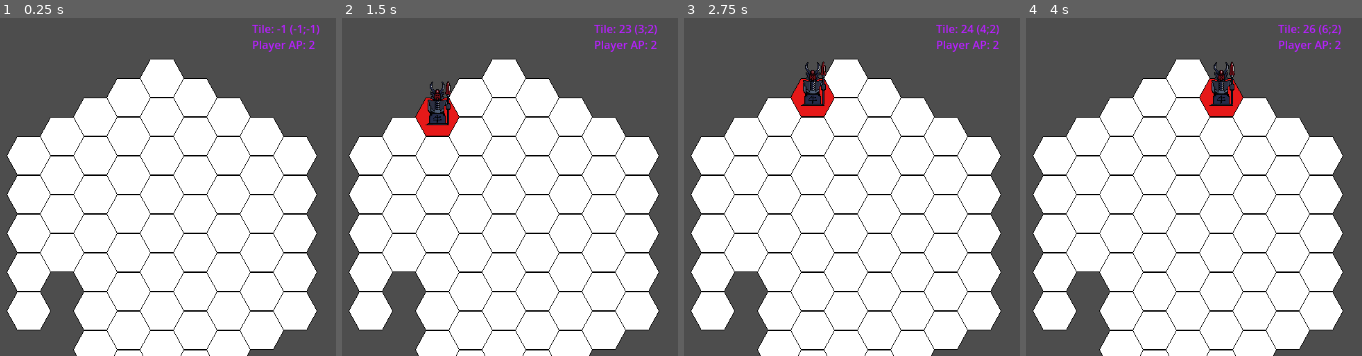
Above: before the commit, frames 1-4 (left to right).
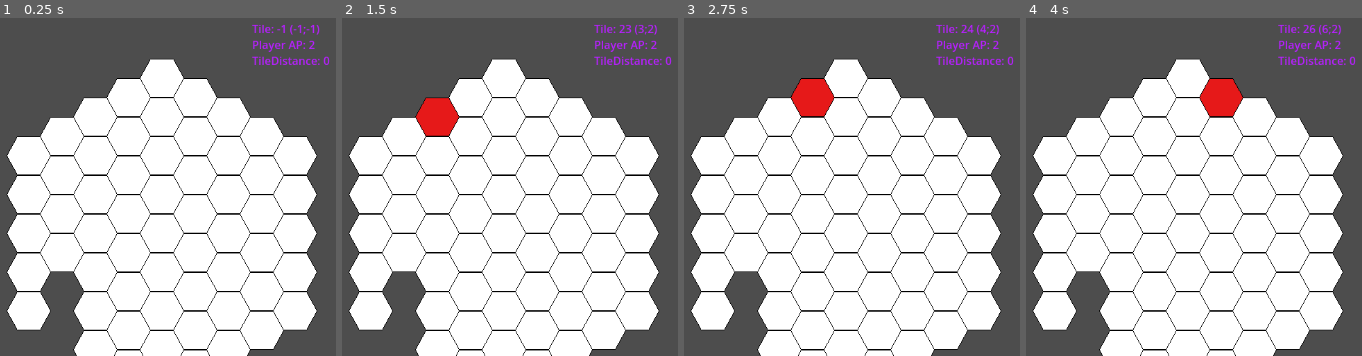
Above: after the commit, the same moments.

Repository: jy4be/gamejam-2025
Game: Godot game, scene res://root.tscn
The game is run twice, just before and just after one commit, with the same random seed, the same clock (stepped at 60 frames per second) and the same inputs.
Inputs (mouse positions are in pixels of both pictures, inside the frame that each line leads up to):
- Up to frame 1 (0.25 s): no input
- Up to frame 2 (1.5 s): tap Enter at 0.5 s; move the mouse to (503, 78) at 0.52 s; click (503, 78) at 0.67 s; tap Space at 1.25 s; move the mouse to (436, 116) at 1.27 s; click (436, 116) at 1.42 s
- Up to frame 3 (2.75 s): tap Enter at 2 s; move the mouse to (811, 99) at 2.02 s; click (811, 99) at 2.17 s
- Up to frame 4 (4 s): tap Space at 2.75 s; move the mouse to (1187, 116) at 2.77 s; click (1187, 116) at 2.92 s; tap Enter at 3.5 s; move the mouse to (1220, 99) at 3.52 s; click (1220, 99) at 3.67 s

The runs differ from the first frame. In frame 1, 0.3% of the frame differs, in the area x 75-99%, y 11-14%; in frame 2, 1.0%, in the area x 24-99%, y 11-32%; in frame 3, 1.0%; in frame 4, 1.0%.
Error before the commit: Invalid assignment of property or key 'texture' with value of type 'CompressedTexture2D' on a base object of type 'Nil'. (res://Scripts/unit.gd:17)

Commit message:
Distance Debug

Diff:
--- a/Scripts/root.gd
+++ b/Scripts/root.gd
@@ -33,7 +33,6 @@
 
 # Called every frame. 'delta' is the elapsed time since the previous frame.
 func _process(delta: float) -> void:
-	label.text = "Tile: %d (%d;%d)\nPlayer AP: %d" % [selectedTileIndex,currentSelectedTileIndexXY.x, currentSelectedTileIndexXY.y, currentPlayer.ActionPoints]
 	if Input.is_mouse_button_pressed(MOUSE_BUTTON_LEFT):
 		if selectedTileIndex >= 0:
 			map.mapBuffer[selectedTileIndex].setStateFlag(Tile.TILE_STATE.SELECTED, false)
@@ -41,9 +40,11 @@
 		if currentHoveredTileIndex >= 0:
 			if len(units) > 0:
 				destroyUnit(0)
-			createUnit(load("res://scenes/unit.tscn"), currentPlayer, currentHoveredTileIndex)
+			#createUnit(load("res://scenes/unit.tscn"), currentPlayer, currentHoveredTileIndex)
 	if selectedTileIndex >= 0:
 		map.mapBuffer[selectedTileIndex].setStateFlag(Tile.TILE_STATE.SELECTED, true)
+	label.text = "Tile: %d (%d;%d)\nPlayer AP: %d\nTileDistance: %d" % [selectedTileIndex,currentSelectedTileIndexXY.x, currentSelectedTileIndexXY.y, currentPlayer.ActionPoints
+		, map.getDistance(map.getIndexOfTile(map.mapBuffer[selectedTileIndex]), map.getIndexOfTile(map.mapBuffer[currentHoveredTileIndex]))]
 
 func turnReset():
 	pass
